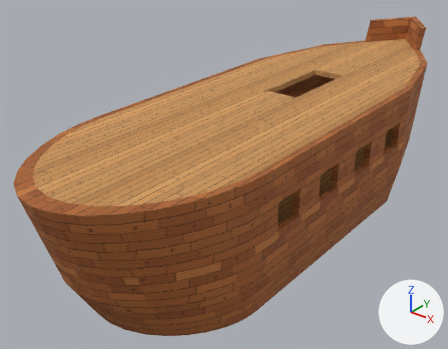
The glTF model art/models/ship/double_deck.glb as it was, and as the next commit left it.
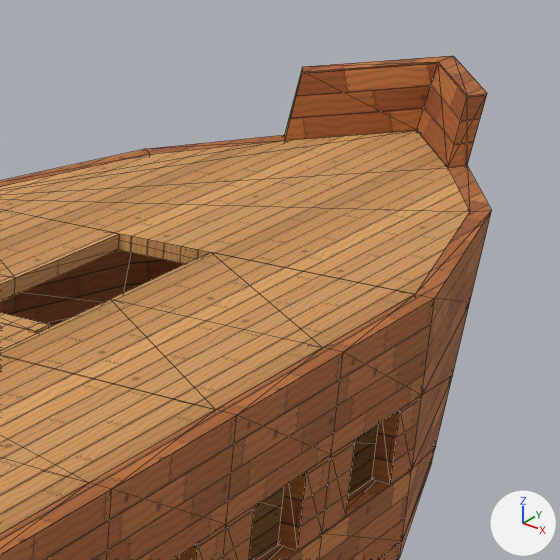
Each version is shown whole from a camera (50 mm lens) standing at (10.36, -22.85, 11.49) and looking at (-1.41, -8.13, 2.37), then close up on the part from 62% to 100% of the width and 0% to 48% of the height. Arrows for +X, +Y and +Z are at lower right; the lights stay in place. The older version's two pictures come first. The close-ups show mesh edges as thin lines. Vertices at exactly the same position are counted once.

Names of what the first close-up shows: 'double_deck'.
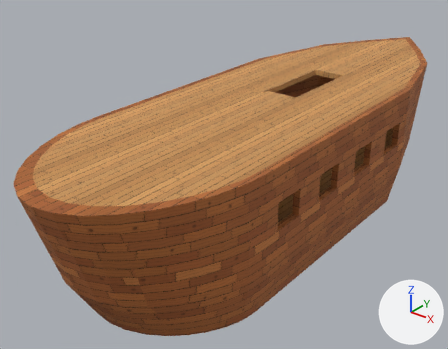
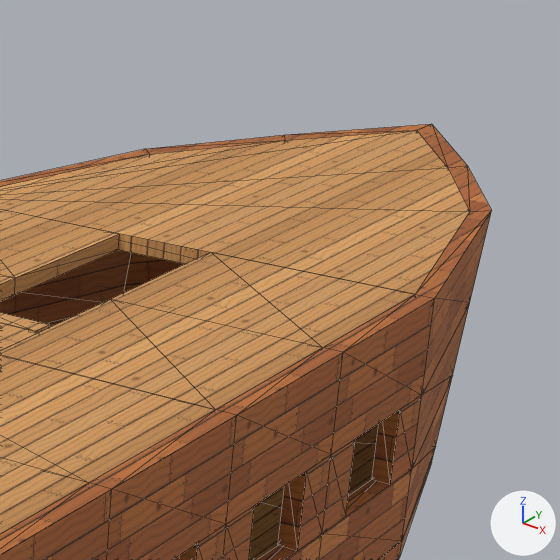
What differs and where, as boxes [x1, y1, x2, y2] in the close-ups (560 x 560 px):
'double_deck', reshaped
    before: [0, 56, 492, 560]
    after: [0, 124, 492, 560]
part 1 of me_double_deck, deleted (brown)
    before: [285, 56, 487, 168]

The change, as a diff of the scene's bpy script:
```diff
--- a/art/models/ship/double_deck.glb.py
+++ b/art/models/ship/double_deck.glb.py
@@ me_double_deck @@
 # used by ob_double_deck; location = (0.0, 0.0, 0.0)
-me_double_deck.from_pydata(...)  # 712 vertices, 2652 faces; spans x -3.0..3.0, y -16.4..3.2, z 0.0..6.0
+me_double_deck.from_pydata(...)  # 706 vertices, 2624 faces; spans x -3.0..3.0, y -16.4..2.8, z 0.0..5.2
+# me_double_deck part 1
+# 6 vertices are removed from x -1.2..1.2, y 1.1..3.2, z 6.0
+# 28 faces are deleted
 me_double_deck.materials.append(mat_wood)
```
